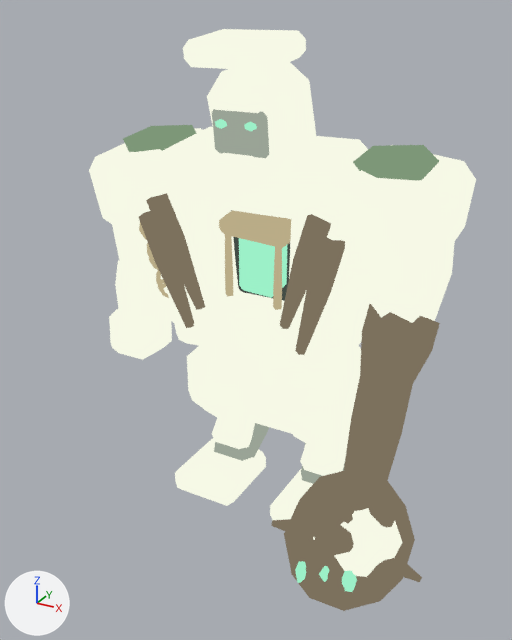
What one commit did to the Blender file art/blender/monsters/v2/brute_tier3_moss.blend.
Before and after are seen from a 50 mm lens placed at (0.988, -1.94, 1.638), pointed at (0.09, -0.307, 0.821). Every picture has the same lights, and +X, +Y and +Z are marked at lower left. The picture after the commit comes second. Both versions are drawn at frame 25 of the action 'Guardian shoulder 1Action'; the numbers are the values there.

The first picture shows 'Broken broad shoulder.001', 'Broken plinth foot.001', 'Broken shrine crest', 'Chipped shrine plinth', 'Cracked niche lintel', 'Crooked root handle', 'Heavy earth root ball', 'Niche stone sill', 'Pale eroded chest jamb', 'Pale eroded chest jamb.001', 'Root bound forearm.001', 'Small effaced statue head' and 39 more.
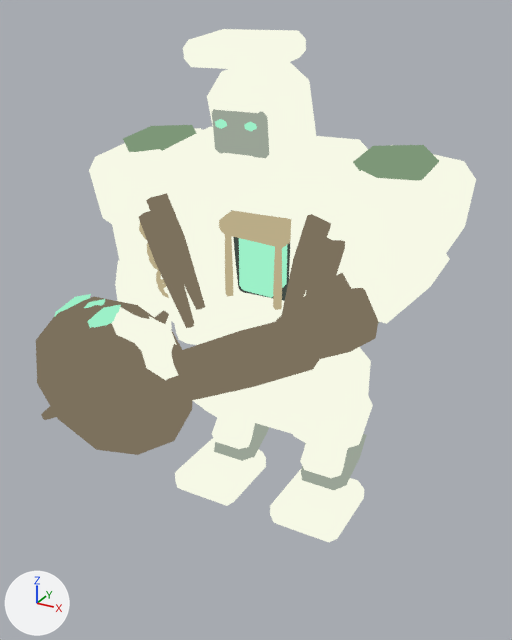
ob_guardian_shoulder_1 is not drawn itself; it is the parent of ob_guardian_elbow_001, ob_thick_stone_upper_arm_001.
ob_uprooted_cedar_root_mace is not drawn itself; it is the parent of ob_crooked_root_handle, ob_heavy_earth_root_ball, ob_pale_stone_caught_in_root_ball, ob_torn_clod_root, ob_torn_clod_root_001, ob_torn_clod_root_002, ob_torn_clod_root_003, ob_impact_root_sap.

Pixel boxes [x1, y1, x2, y2] of what changed, in the pictures (512 x 640 px):
'Heavy earth root ball', turned: before [284, 471, 415, 611]; after [36, 297, 193, 455]
'Crooked root handle', turned: before [343, 379, 413, 488]; after [183, 321, 321, 400]
'Root bound forearm.001', turned: before [360, 304, 440, 393]; after [276, 273, 378, 359]
'Pale stone caught in root ball', turned: before [313, 508, 402, 577]; after [112, 301, 178, 380]
'Thick stone upper arm.001', turned: before [360, 237, 455, 323]; after [341, 254, 450, 324]
'Green sap split.002', turned: before [342, 571, 357, 592]; after [88, 305, 121, 328]
'Torn clod root', turned: before [403, 564, 422, 582]; after [119, 400, 136, 421]
'Green sap split', turned: before [295, 561, 306, 583]; after [54, 294, 91, 317]
'Torn clod root.001', turned: before [342, 512, 353, 524]; after [154, 310, 169, 324]
'Green sap split.001', turned: before [319, 566, 330, 582]; after [84, 299, 105, 308]
'Torn clod root.002', turned (not visible afterwards): before [271, 519, 291, 531]
'Torn clod root.003', turned (not visible before): after [41, 406, 57, 420]
'Pale eroded chest jamb.001', unchanged, covered by the edit: before [287, 190, 369, 378]; after [289, 190, 356, 378]
'Broken plinth foot.001', unchanged, uncovered by the edit: before [270, 469, 313, 520]; after [270, 469, 364, 542]
'Eroded left fist', unchanged, covered by the edit: before [109, 308, 172, 360]; after [165, 318, 172, 330]

The change, as a list of edits to the scene's bpy script:
```text
Change ob_guardian_shoulder_1:
    ob_guardian_shoulder_1.rotation_euler: (-0.12, 0.12, 0.08) -> (-0.85, 0.0, -0.65)  # degrees (-6.9, 6.9, 4.6) -> degrees (-49, 0, -37)
Change ob_uprooted_cedar_root_mace:
    ob_uprooted_cedar_root_mace.rotation_euler: (0.55, 0.0, 0.0) -> (0.05, 0.0, 0.0)  # degrees (32, 0, 0) -> degrees (2.9, 0, 0)
```
